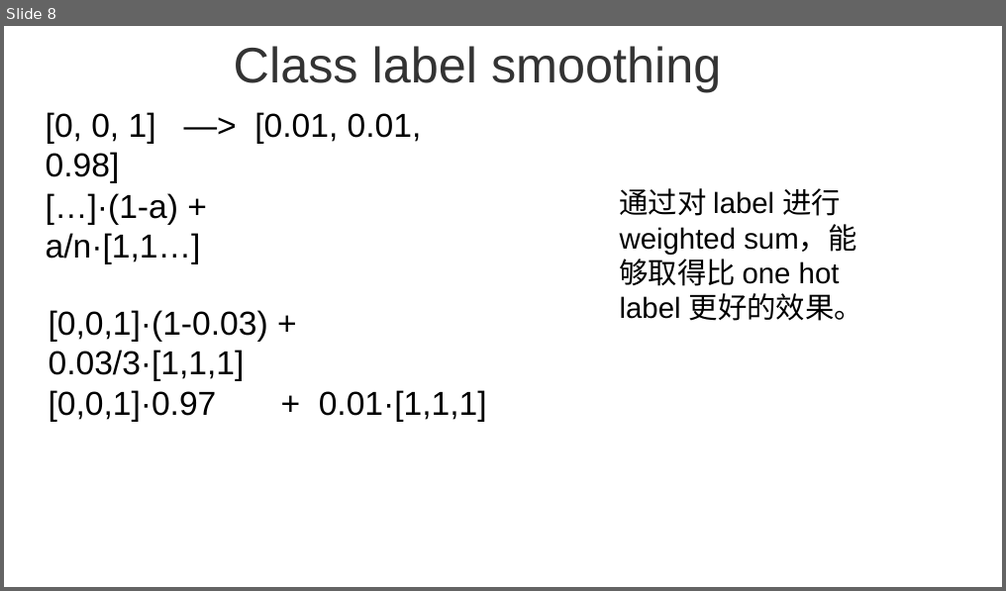
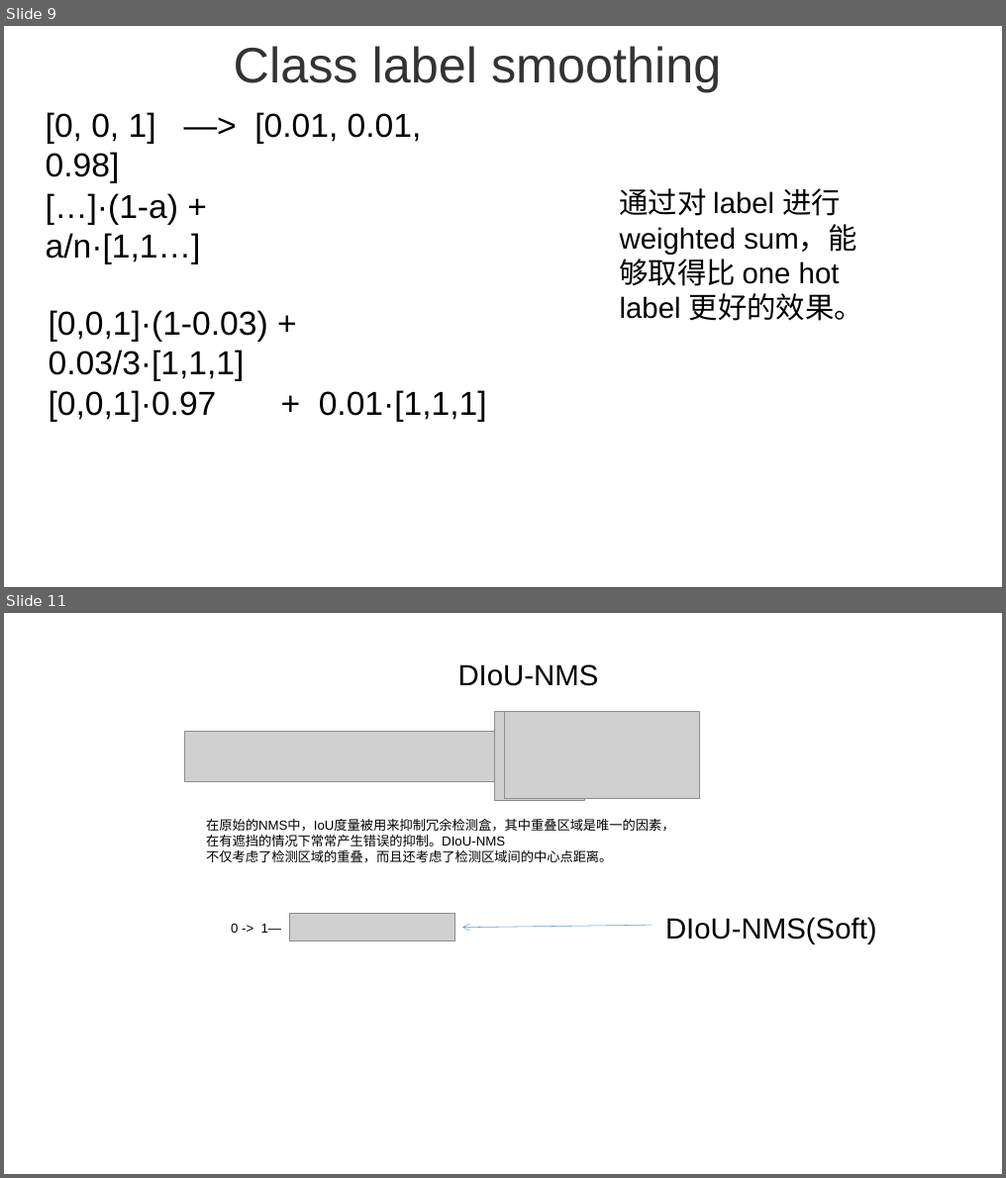
Before and after one commit to Adnios/DVS-gesture_recognition, a slide deck: tracking/YOLOv4.pptx. Shown one above the other, each under a label of ours: slide 8 before the commit, slides 9 and 11 after it; the slides between them are not shown. The pictures are 1006x591 and 1006x1178 pixels, drawn with LibreOffice and Linux fonts; fonts in the diff are those of the drawing; grey boxes stand for pictures. Boxes give left, top, right and bottom in pixels: in the first picture for what was removed or moved away, otherwise in the second. Text is boxed around its words. In the diff, an @@ line names an element or a change of style, - is before the commit and + after.

```diff
--- a/tracking/YOLOv4.pptx
+++ b/tracking/YOLOv4.pptx
@@ slide 11 added at (4, 613, 1002, 1174), background #FFFFFF @@
@@ text added at (458, 664, 599, 686), 28 pt, text #000000 @@
+DIoU-NMS
@@ picture added at (184, 731, 560, 781) @@
@@ picture added at (494, 712, 585, 801) @@
@@ picture added at (504, 712, 699, 799) @@
@@ text added at (206, 819, 675, 862), 12.7 pt, text #000000 @@
+在原始的NMS中，IoU度量被用来抑制冗余检测盒，其中重叠区域是唯一的因素，
+在有遮挡的情况下常常产生错误的抑制。DIoU-NMS
+不仅考虑了检测区域的重叠，而且还考虑了检测区域间的中心点距离。
@@ text added at (231, 923, 282, 933), 12.7 pt, text #000000 @@
+    0 -> 1— （ ）
@@ picture added at (289, 914, 455, 942) @@
@@ arrow added from (652, 925) to (463, 928), #5B9BD5 0.5 pt @@
@@ text added at (665, 917, 877, 945), 28 pt, text #000000 @@
+DIoU-NMS(Soft)
@@ what was slide 8 is now slide 9 @@
```
Also in this commit, not shown: 5 slides changed, 9 other slides added, 1 slide removed, 11 other files.
